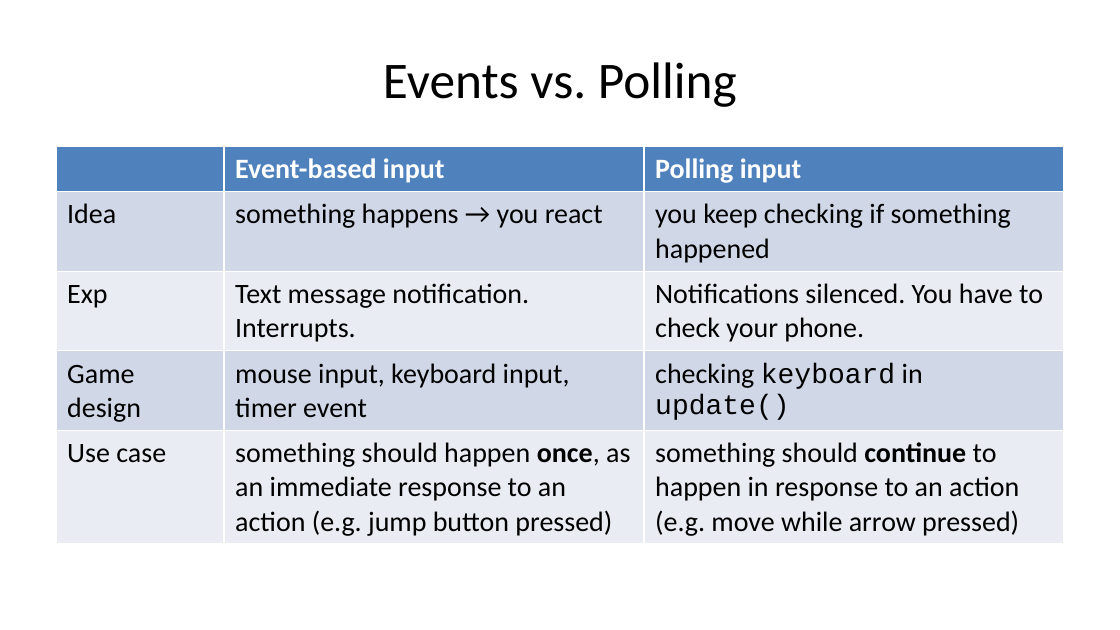
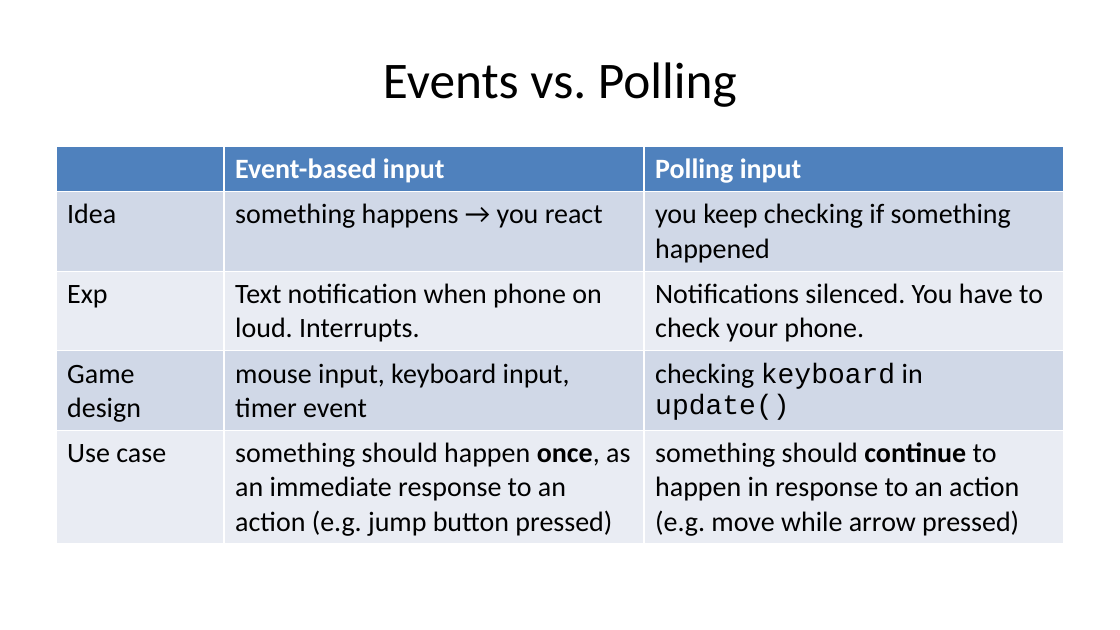
Before and after one commit to mjdargen/cs4040, a slide deck: slide 12 of course/u3m2/u3m2-slides.pptx. Drawn at 1120x630 pixels with LibreOffice and Linux fonts; fonts in the diff are those of the drawing. Boxes give left, top, right and bottom in pixels: in the first picture for what was removed or moved away, otherwise in the second. Text is boxed around its words. In the diff, an @@ line names an element or a change of style, - is before the commit and + after.

```diff
--- a/course/u3m2/u3m2-slides.pptx
+++ b/course/u3m2/u3m2-slides.pptx
@@ table at [56,147,1064,562] @@
-row 3, column 2: Text message notification. Interrupts.
+row 3, column 2: Text notification when phone on loud. Interrupts.
```
Also in this commit, not shown: 31 other files.
